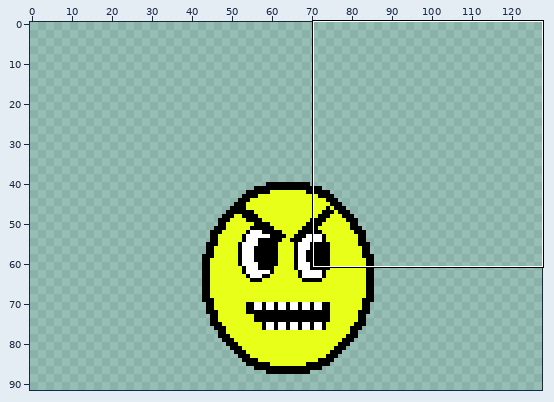
Sprite sheet -- Assets/Sprites/FlyingEnemy1.png. The picture above shows the old version from afar; the outline marks the close-up.
Close-up. Old version:
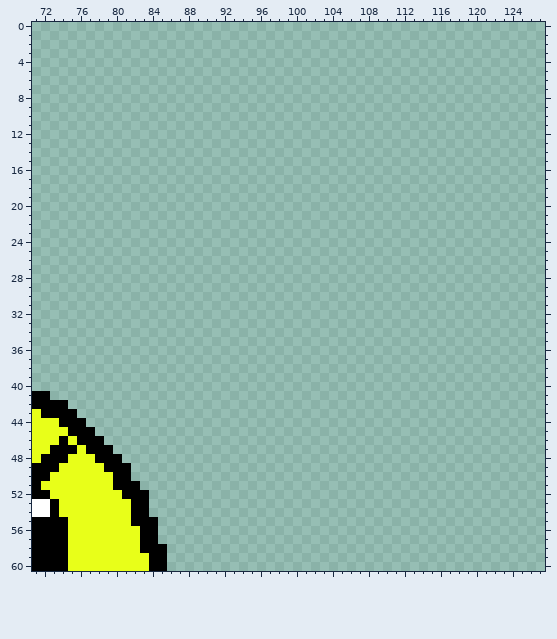
The file is 128x128 pixels. Shown: x 71..127, y 0..60. The wide view leaves out empty margins. The commit also changed other parts of the picture, which this record leaves out.
Once edited:
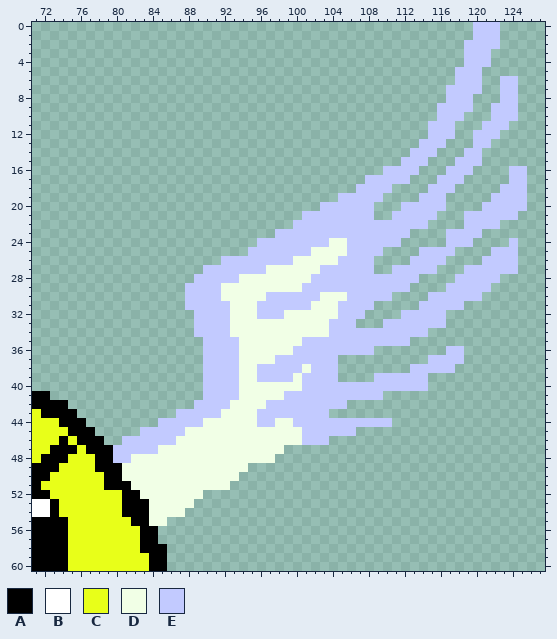
Palette (. is transparent): A #000000  B #ffffff  C #e8ff19  D #f1ffe6  E #c2caff
Edits made:
y 0..1: x 120..122 ... -> EEE
y 2: x 119..122 .... -> EEEE
y 3..4: x 119..121 ... -> EEE
y 5: x 118..120 ... -> EEE
y 6: x 118..120 ... -> EEE; x 123..124 .. -> EE
y 7: x 117..120 .... -> EEEE; x 123..124 .. -> EE
y 8: x 117..119 ... -> EEE; x 123..124 .. -> EE
y 9: x 116..119 .... -> EEEE; x 122..124 ... -> EEE
y 10: x 116..118 ... -> EEE; x 122..124 ... -> EEE
y 11: x 115..117 ... -> EEE; x 121..123 ... -> EEE
y 12: x 115..117 ... -> EEE; x 120..122 ... -> EEE
y 13: x 114..116 ... -> EEE; x 120..121 .. -> EE
y 14: x 113..115 ... -> EEE; x 119..120 .. -> EE
y 15: x 112..114 ... -> EEE; x 118..120 ... -> EEE
y 16: x 110..113 .... -> EEEE; x 117..119 ... -> EEE; x 124..125 .. -> EE
y 17: x 108..112 ..... -> EEEEE; x 116..118 ... -> EEE; x 124..125 .. -> EE
y 18: x 107..110 .... -> EEEE; x 115..117 ... -> EEE; x 123..125 ... -> EEE
y 19: x 105..109 ..... -> EEEEE; x 114..116 ... -> EEE; x 122..125 .... -> EEEE
y 20: x 103..108 ...... -> EEEEEE; x 112..116 ..... -> EEEEE; x 121..125 ..... -> EEEEE
y 21: x 101..108 ........ -> EEEEEEEE; x 111..115 ..... -> EEEEE; x 119..124 ...... -> EEEEEE
y 22: x 100..114 ............... -> EEEEEEEEEEEEEEE; x 119..122 .... -> EEEE
y 23: x 98..112 ............... -> EEEEEEEEEEEEEEE; x 117..120 .... -> EEEE
y 24: x 96..111 ................ -> EEEEEEEEDDEEEEEE; x 117..119 ... -> EEE; x 124 . -> E
y 25: x 95..109 ............... -> EEEEEEEDDDDEEEE; x 114..117 .... -> EEEE; x 122..124 ... -> EEE
y 26: x 92..108 ................. -> EEEEEEEEDDDDDEEEE; x 113..116 .... -> EEEE; x 121..124 .... -> EEEE
y 27: x 90..108 ................... -> EEEEEEEDDDDDDEEEEEE; x 111..115 ..... -> EEEEE; x 119..124 ...... -> EEEEEE
y 28: x 89..113 ......................... -> EEEEEDDDDDDDDEEEEEEEEEEEE; x 118..122 ..... -> EEEEE
y 29: x 88..112 ......................... -> EEEEDDDDDDDDDEEEEEEEEEEEE; x 117..121 ..... -> EEEEE
y 30: x 88..110 ....................... -> EEEEDDDDDEEEEEEDDDEEEEE; x 115..120 ...... -> EEEEEE
y 31: x 88..108 ..................... -> EEEEEDDDEEEEEEDDDEEEE; x 114..118 ..... -> EEEEE
y 32: x 89..107 ................... -> EEEEDDDEEEDDDDDDEEE; x 112..116 ..... -> EEEEE
y 33: x 89..106 .................. -> EEEEDDDDDDDDDDDEEE; x 110..116 ....... -> EEEEEEE
y 34: x 89..114 .......................... -> EEEEDDDDDDDDDDDEEEEEEEEEEE
y 35: x 90..112 ....................... -> EEEEDDDDDDDEEEEEEEEEEEE
y 36: x 90..108 ................... -> EEEEDDDDDDEEEEEEEEE; x 117..118 .. -> EE
y 37: x 90..104 ............... -> EEEEDDDDEEEEEEE; x 115..118 .... -> EEEE
y 38: x 90..104 ............... -> EEEEDDEEEEEDEEE; x 113..117 ..... -> EEEEE
y 39: x 90..104 ............... -> EEEEDDEEEEDEEEE; x 109..114 ...... -> EEEEEE
y 40: x 90..114 ......................... -> EEEEDDDDDDDEEEEEEEEEEEEEE
y 41: x 90..109 .................... -> EEEEDDDDDEEEEEEEEEEE
y 42: x 89..105 ................. -> EEEEDDDDEEEEEEEEE
y 43: x 87..103 ................. -> EEEEEDDDDEEEEEEEE
y 44: x 85..110 .......................... -> EEEEEDDDDDDEEDDEEEEEEEEEEE
y 45: x 83..106 ........................ -> EEEEEDDDDDDDDDDDDDEEEEEE
y 46: x 81..103 ....................... -> EEEEEEDDDDDDDDDDDDDDEEE
y 47: x 80..98 ................... -> EEEEEDDDDDDDDDDDDDD
y 48: x 80..97 A................. -> EEDDDDDDDDDDDDDDDD
y 49: x 78 C -> A; x 81..94 A............. -> DDDDDDDDDDDDDD
y 50: x 79 C -> A; x 81..93 A............ -> DDDDDDDDDDDDD
y 51: x 79 C -> A; x 82..92 A.......... -> DDDDDDDDDDD
y 52: x 83..89 A...... -> DDDDDDD
y 53: x 81 C -> A; x 84..88 ..... -> DDDDD
y 54: x 81 C -> A; x 84..87 .... -> DDDD
y 55: x 84..85 A. -> DD
Changed places in both close-ups, as pixel boxes (x1, y1, x2, y2):
changed: (95, 22, 527, 526)
